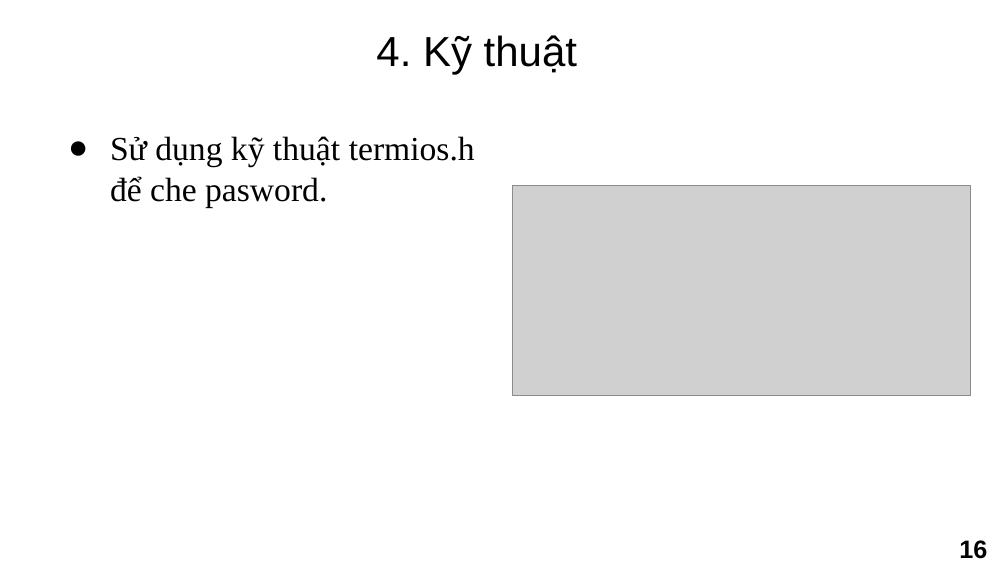
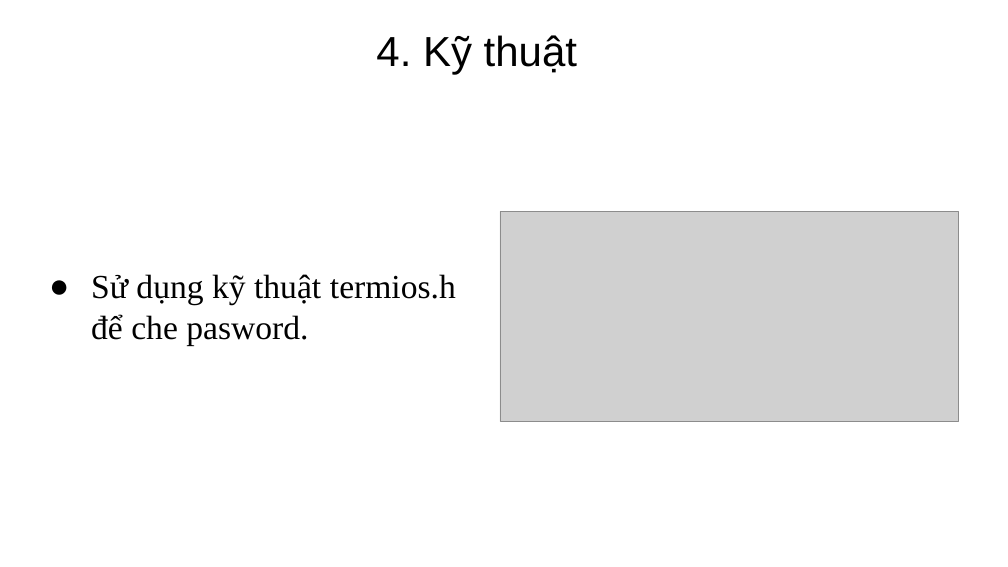
Before and after one commit to tonganh/IT126815, a slide deck: slide 16 of BTL/report/LTM_CHECK_POINT_1.pptx. Drawn at 1008x567 pixels with LibreOffice and Linux fonts; fonts in the diff are those of the drawing; grey boxes stand for pictures; background and template pictures are left out. Boxes give left, top, right and bottom in pixels: in the first picture for what was removed or moved away, otherwise in the second. Text is boxed around its words. In the diff, an @@ line names an element or a change of style, - is before the commit and + after.

```diff
--- a/BTL/report/LTM_CHECK_POINT_1.pptx
+++ b/BTL/report/LTM_CHECK_POINT_1.pptx
@@ picture: place and size @@
-picture at <box>513,186,971,396</box>
+picture at <box>500,211,958,421</box>
@@ text "Sử dụng kỹ thuật termios.h ...": place and size @@
-text "Sử dụng kỹ thuật termios.h ..." at <box>110,136,475,207</box>
+text "Sử dụng kỹ thuật termios.h ..." at <box>91,274,456,345</box>
@@ page number removed at <box>959,540,987,559</box> @@
-16
```
Also in this commit, not shown: 5 other slides changed, 1 slide added, 29 other files.
